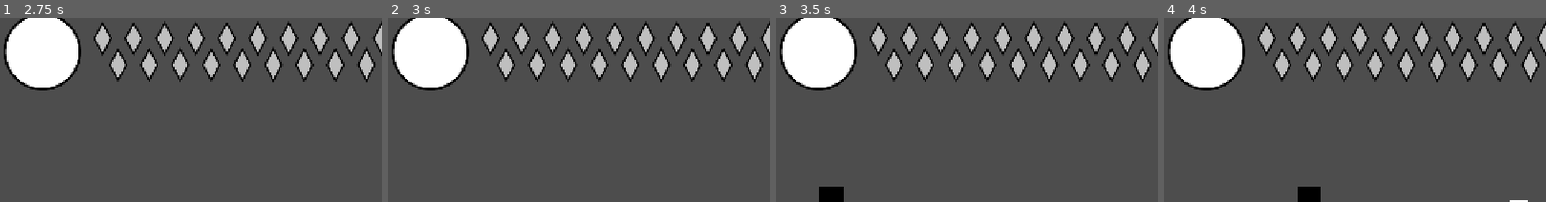
Above: before the commit, frames 1-4 (left to right).
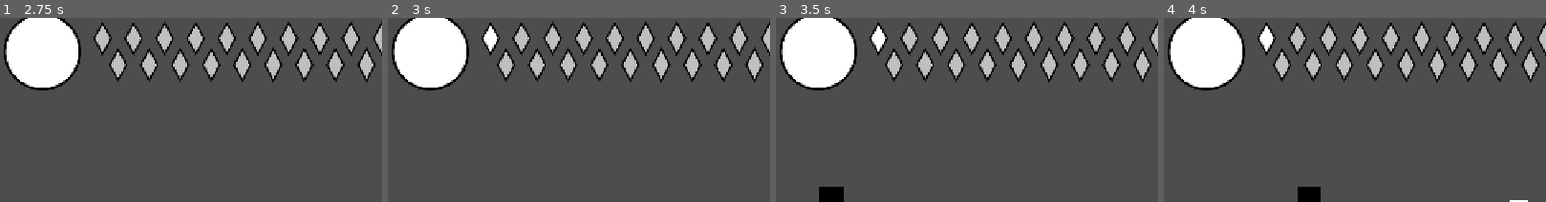
Above: after the commit, the same moments.

Repository: autonomouscrow/color-game
Game: Godot game, scene res://Scenes/Main.tscn
Same seed, same stepped clock (60 frames per second), same inputs: the game is played once before the commit and once after it.
Inputs:
- Up to frame 1 (2.75 s): hold Z (crisis) 0.53-1.28 s; hold Right (move_right) 0.53-2.03 s; tap A (jump) at 0.77, 1.07, 1.52, 1.82 s; tap Shift (dash, bound only after the commit) at 0.8, 1.35 s; tap D (dash, bound only before the commit) at 1.55 s; hold Left (move_left) from 2.03 s (still down); hold D (dash, bound only before the commit) from 2.03 s (still down); tap S (punch) at 2.3 s
- Up to frame 2 (3 s): keep holding Left (move_left); release D (dash, bound only before the commit) at 2.78 s; tap S (punch) at 2.85 s
- Up to frame 3 (3.5 s): keep holding Left (move_left); tap A (jump) at 3.02, 3.32 s; tap C (slide) at 3.05 s
- Up to frame 4 (4 s): keep holding Left (move_left); hold C (slide) from 3.53 s (still down); tap A (jump) at 3.77 s; tap X (heal, bound only after the commit) at 3.8 s
The pictures show only the part of the screen within x 3-53%, y 3-53%; the shares and areas given below are measured in that part.

Frame 1 is identical in both runs. In frame 2, 0.3% of the frame differs, in the area x 25-29%, y 4-19%; in frame 3, 0.3%; in frame 4, 0.3%.

Commit message:
added healing

Diff:
--- a/Scripts/Attack.gd
+++ b/Scripts/Attack.gd
@@ -74,4 +74,8 @@
 	if target in hit_enemies:
 		return
 	hit_enemies.append(target)
+	var health_before: int = target.health
 	target.take_damage(damage)
+	# Hue (the hitbox's parent) gains MP only when this hit is the one that kills the enemy
+	if health_before > 0 and target.health <= 0 and get_parent().has_method("on_attack_kill"):
+		get_parent().on_attack_kill()
--- a/Scripts/Hue.gd
+++ b/Scripts/Hue.gd
@@ -9,10 +9,10 @@
 
 @export_group("Dash")
 @export var dash_speed := 1200.0  ## Horizontal speed for the whole dash; vertical speed stays at zero
-@export var dash_run_speed := 600.0  ## Horizontal speed kept after the dash ends while D is still held, on the ground and in the air
+@export var dash_run_speed := 600.0  ## Horizontal speed kept after the dash ends while Shift is still held, on the ground and in the air
 @export var dash_time := 0.2  ## Seconds a dash lasts; it can't be cancelled, and Hue has i-frames and passes through enemies the whole time
-@export var dash_cooldown := 1  ## Seconds from the start of one dash until D can dash again
-@export var dash_release_time := 0.2  ## Seconds to ease down to walking speed when D is released after a dash with an arrow held
+@export var dash_cooldown := 1  ## Seconds from the start of one dash until Shift can dash again
+@export var dash_release_time := 0.2  ## Seconds to ease down to walking speed when Shift is released after a dash with an arrow held
 
 @export_group("Slide")
 @export var slide_friction := 200.0
@@ -45,7 +45,7 @@
 @export var squat_hold_time := 0.2  ## Seconds a straight-down slam stays squished before standing up, if no other input cuts it short
 @export var squat_to_slide_time := 0.1  ## Seconds for a squat to stretch forward into a slide when left or right is held
 
-@export_group("Cling Grip")  ## Only while Green: moving into a wall in mid-air grabs it, stopping vertical movement
+@export_group("Cling Grip")  ## Only while cling_color (Green): moving into a wall in mid-air grabs it, stopping vertical movement
 @export var cling_height_scale := 0.75  ## Hue's height while clinging, as a fraction of its normal height; it shrinks equally from the top and bottom
 @export var cling_shrink_time := 0.1  ## Seconds to shrink when grabbing a wall, and to grow back when letting go
 @export var cling_hold_time := 0.1  ## Seconds Hue hangs still after grabbing a wall before sliding down it
@@ -71,6 +71,20 @@
 @export var crisis_shake_start_interval := 0.15  ## Seconds between shake jumps when shaking starts; shrinks to one jump per frame by the explosion
 @export var crisis_shake_max_distance := 1.5  ## How far the color rectangle can jump from the hitbox by the explosion, in multiples of Hue's size
 
+@export_group("Healing")  ## Hold X on the ground to heal; any other input cancels it, keeping whatever MP was already drained
+@export var heal_time := 2.0  ## Seconds X must be held for the heal to finish
+@export var heal_fraction := 1.0 / 3.0  ## Fraction of max_health restored when the heal finishes
+@export var heal_squash_scale := Vector2(1.2, 0.6)  ## Hue's size while healing, as a fraction of its normal width and height; the bottom edge stays put
+@export var heal_squash_time := 0.15  ## Seconds to squash down when a heal starts, and to stand back up when it ends
+@export_subgroup("Shake")  ## A sped-up crisis shake that builds up over heal_build_time, then plays backwards for the rest of the heal
+@export var heal_build_time := 0.5  ## Seconds for the copies to pile up and spread out to their peak; they pull back in and get absorbed over the rest of heal_time
+@export var heal_copy_count := 12  ## Copies of Hue around it at the peak; the last one is absorbed as the heal finishes
+@export var heal_copy_ramp := 2.0  ## Higher values hold back the copies for longer near the start and end, crowding them around the peak
+@export var heal_shake_ramp := 2.0  ## Higher values keep the shaking gentle for longer near the start and end, and wilder only around the peak
+@export var heal_shake_calm_interval := 0.15  ## Seconds between shake jumps at the very start and end of the heal; it's one jump per frame at the peak
+@export var heal_shake_max_distance := 1.5  ## How far the color rectangle and copies can jump from the hitbox at the peak, in multiples of Hue's size
+@export_subgroup("")
+
 @export_group("MP Costs")  ## MP spent to start each move; a move can't start without enough MP
 @export var dash_mp_cost := 1
 @export var slide_mp_cost := 1
@@ -79,6 +93,10 @@
 @export var glide_mp_cost := 1  ## MP spent to start a glide
 @export var glide_mp_drain := 1  ## MP spent every glide_mp_drain_interval seconds while gliding; the glide ends when there isn't enough
 @export var glide_mp_drain_interval := 2.0
+@export var heal_mp_cost := 5  ## Needed to start a heal; drained one point at a time at an even rate over heal_time, with no refund on cancel
+
+@export_group("MP Gain")
+@export var mp_per_kill := 1  ## MP gained for each enemy an attack kills, from any attack or move; hits that don't kill give none
 
 @export_group("Punch Attack")
 @export var punch_scene: PackedScene = preload("res://Scenes/Prefabs/PunchAttack.tscn")
@@ -127,6 +145,12 @@
 @export var blue_color := Color(0.2, 0.4, 1.0)
 @export var yellow_color := Color(1.0, 0.85, 0.1)
 @export var green_color := Color(0.2, 0.8, 0.25)
+@export_subgroup("Ability Colors")  ## Abilities usable only in one color; everything else works in all colors
+@export var glide_color := HueColor.RED  ## Swapping away from it mid-glide ends the glide
+@export var dash_color := HueColor.YELLOW  ## Swapping away from it while still running after a dash eases down to walking speed
+@export var slide_color := HueColor.BLUE  ## Also covers the mid-air slam and dive
+@export var cling_color := HueColor.GREEN  ## Cling grip and wall jumps; swapping away from it lets go of the wall
+@export_subgroup("")
 @export var color_buffer_time := 0.1  ## Seconds a color press is remembered while swapping is blocked; matches jump_buffer_time for now
 
 @export_group("Color Zones")
@@ -170,7 +194,7 @@
 var dash_hitbox: Node2D
 ## Enemies Hue stopped colliding with for the current dash or straight-down slam, so they can be restored when it ends
 var dash_passed_enemies: Array[PhysicsBody2D] = []
-## True while D is still held after a dash ends: Hue runs at dash_run_speed, with gravity and collisions back as usual
+## True while Shift is still held after a dash ends: Hue runs at dash_run_speed, with gravity and collisions back as usual
 var dash_carrying := false
 ## True while extra speed eases down to walking speed, after a dash or after jumping out of a slide
 var speed_easing := false
@@ -220,6 +244,16 @@
 ## 0 is normal size, 1 is fully shrunk into crisis_shrink_scale
 var crisis_shrink := 0.0
 var exploded := false
+var healing := false
+## X has to be released and pressed again after a heal ends
+var heal_locked := false
+var heal_time_elapsed := 0.0
+## MP drained so far this heal
+var heal_mp_spent := 0
+## Copies of the color rectangle scattered around Hue this heal; freed one by one as they're absorbed
+var heal_copies: Array[ColorRect] = []
+## 0 is normal size, 1 is fully squashed into heal_squash_scale
+var heal_squash := 0.0
 ## True while Green Hue grips a wall in mid-air
 var clinging := false
 ## 1 when the wall is to Hue's right, -1 when it's to the left
@@ -271,11 +305,18 @@
 			exploded = false
 			color_rect.visible = true
 			crisis_locked = Input.is_action_pressed("crisis")
+			heal_locked = Input.is_action_pressed("heal")
 		return
 	_update_color_swap(delta)
 	# Changing color on the wall lets go right away and Hue falls
-	if clinging and current_color != HueColor.GREEN:
+	if clinging and current_color != cling_color:
 		_end_cling()
+	# Changing color mid-glide ends the glide, and changing out of the dash color stops the post-dash run
+	if gliding and current_color != glide_color:
+		gliding = false
+	if dash_carrying and current_color != dash_color:
+		dash_carrying = false
+		_ease_from_dash(signf(Input.get_axis("move_left", "move_right")))
 	# A straight-down slam passes through enemies until its hitbox goes away, once Hue is fully squished
 	if not dashing and not is_instance_valid(slam_hitbox) and not dash_passed_enemies.is_empty():
 		_restore_enemy_collisions()
@@ -295,7 +336,34 @@
 	var crisis_held := Input.is_action_pressed("crisis")
 	if not crisis_held:
 		crisis_locked = false
-	var other_input := direction != 0 or dash_held or Input.is_action_pressed("jump") or Input.is_action_pressed("slide") or Input.is_action_pressed("punch")
+	var heal_held := Input.is_action_pressed("heal")
+	if not heal_held:
+		heal_locked = false
+	var move_input := direction != 0 or dash_held or Input.is_action_pressed("jump") or Input.is_action_pressed("slide") or Input.is_action_pressed("punch")
+	# Crisis and healing each count the other's key as another input that cancels them
+	var other_input := move_input or heal_held
+	var heal_other_input := move_input or crisis_held
+	if healing and (not heal_held or heal_other_input or not is_on_floor()):
+		_end_heal()
+	elif not healing and not in_crisis and heal_held and not heal_locked and not heal_other_input and is_on_floor() and not sliding and not slamming and not dashing and squish == 0 and mp >= heal_mp_cost:
+		healing = true
+		dash_carrying = false
+		speed_easing = false
+		heal_time_elapsed = 0.0
+		heal_mp_spent = 0
+		shake_timer = 0.0
+	if healing:
+		velocity.x = 0
+		heal_squash = move_toward(heal_squash, 1, delta / heal_squash_time)
+		crisis_shrink = move_toward(crisis_shrink, 0, delta / crisis_shrink_time)
+		_apply_squish()
+		_heal(delta)
+		move_and_slide()
+		return
+	elif heal_squash > 0:
+		heal_squash = move_toward(heal_squash, 0, delta / heal_squash_time)
+		_apply_squish()
+
 	if in_crisis and (not crisis_held or other_input or not is_on_floor()):
 		# Any other input breaks out of the crisis and then does its normal thing below
 		_end_crisis()
@@ -324,7 +392,7 @@
 		cling_amount = move_toward(cling_amount, cling_target, delta / cling_shrink_time)
 		_apply_squish()
 
-	if Input.is_action_just_pressed("dash") and not dashing and dash_cooldown_timer <= 0 and mp >= dash_mp_cost:
+	if Input.is_action_just_pressed("dash") and current_color == dash_color and not dashing and dash_cooldown_timer <= 0 and mp >= dash_mp_cost:
 		# Dashing off a wall always goes away from it
 		_start_dash(-cling_wall_dir if clinging else direction)
 	if dashing:
@@ -378,7 +446,7 @@
 		else:
 			jump_buffer_timer -= delta
 		# A on the wall, or just after letting go of it, jumps off it at wall_jump_angle
-		var can_wall_jump := clinging or (wall_jump_coyote_timer > 0 and current_color == HueColor.GREEN and not is_on_floor() and not slamming)
+		var can_wall_jump := clinging or (wall_jump_coyote_timer > 0 and current_color == cling_color and not is_on_floor() and not slamming)
 		if can_wall_jump and Input.is_action_just_pressed("jump"):
 			_wall_jump(direction)
 		# A buffered press jumps as soon as Hue is on the floor, or just walked off it
@@ -389,7 +457,7 @@
 			jump_buffer_timer = 0
 			coyote_timer = 0
 		# A mid-air press that didn't jump starts a glide: falling stops and any carried dash speed is dropped
-		elif Input.is_action_just_pressed("jump") and not is_on_floor() and not slamming and not sliding and glide_cooldown_timer <= 0 and mp >= glide_mp_cost:
+		elif Input.is_action_just_pressed("jump") and current_color == glide_color and not is_on_floor() and not slamming and not sliding and glide_cooldown_timer <= 0 and mp >= glide_mp_cost:
 			gliding = true
 			mp -= glide_mp_cost
 			glide_drain_timer = glide_mp_drain_interval
@@ -413,7 +481,7 @@
 		if Input.is_action_just_released("jump") and velocity.y < 0:
 			velocity.y *= jump_release_cut
 
-		if Input.is_action_just_pressed("slide") and not sliding:
+		if Input.is_action_just_pressed("slide") and current_color == slide_color and not sliding:
 			if is_on_floor():
 				if absf(velocity.x) >= speed and mp >= slide_mp_cost:
 					mp -= slide_mp_cost
@@ -474,7 +542,7 @@
 	move_and_slide()
 	_update_cling(direction, delta)
 
-## Grabs a wall while Green and airborne when an arrow toward it and a touch of it line up, within the buffer and coyote times;
+## Grabs a wall while cling_color (Green) and airborne when an arrow toward it and a touch of it line up, within the buffer and coyote times;
 ## lets go on landing, leaving the wall, or pushing away
 func _update_cling(direction: float, delta: float) -> void:
 	wall_jump_coyote_timer -= delta
@@ -500,7 +568,7 @@
 				wall_jump_coyote_timer = wall_jump_coyote_time
 			_end_cling()
 		return
-	if current_color != HueColor.GREEN or is_on_floor() or knockback.length() > 100.0:
+	if current_color != cling_color or is_on_floor() or knockback.length() > 100.0:
 		return
 	if dashing or sliding or slamming or in_crisis:
 		return
@@ -649,7 +717,7 @@
 func _end_dash(direction: float) -> void:
 	dashing = false
 	velocity.y = 0
-	# Holding D keeps running at dash_run_speed after the dash; letting go with an arrow held eases down to walking speed
+	# Holding Shift keeps running at dash_run_speed after the dash; letting go with an arrow held eases down to walking speed
 	if Input.is_action_pressed("dash"):
 		dash_carrying = true
 		velocity.x = dash_direction * dash_run_speed
@@ -675,7 +743,7 @@
 
 func _slide(direction: float, delta: float) -> void:
 	if squatting:
-		# D during a squat stands Hue straight up and hands control back (A is handled by the jump)
+		# Shift during a squat stands Hue straight up and hands control back (A is handled by the jump)
 		if Input.is_action_just_pressed("dash"):
 			sliding = false
 			return
@@ -715,7 +783,7 @@
 func _apply_squish() -> void:
 	var squish_scale := slide_squish_scale.lerp(squat_scale, squat_amount)
 	var squish_size := stand_size * Vector2.ONE.lerp(squish_scale, squish)
-	var size := squish_size * Vector2.ONE.lerp(crisis_shrink_scale, crisis_shrink)
+	var size := squish_size * Vector2.ONE.lerp(crisis_shrink_scale, crisis_shrink) * Vector2.ONE.lerp(heal_squash_scale, heal_squash)
 	# Keep the bottom edge in place so Hue squishes down instead of shrinking toward its center
 	hitbox.position.y = (stand_size.y - size.y) / 2
 	# Clinging shrinks equally from the top and bottom, around the center
@@ -810,6 +878,62 @@
 	crisis_copies.clear()
 	_apply_squish()
 
+func _heal(delta: float) -> void:
+	heal_time_elapsed += delta
+	# Rises from 0 to 1 over heal_build_time, then falls back to 0 as the heal finishes
+	var intensity := 1.0
+	if heal_time_elapsed < heal_build_time:
+		intensity = heal_time_elapsed / heal_build_time
+	elif heal_time > heal_build_time:
+		intensity = 1.0 - clampf((heal_time_elapsed - heal_build_time) / (heal_time - heal_build_time), 0.0, 1.0)
+	# Copies pile up like a crisis, then get absorbed one by one in reverse
+	var copies_wanted := ceili(heal_copy_count * pow(intensity, heal_copy_ramp))
+	while heal_copies.size() < copies_wanted:
+		_add_heal_copy()
+	while heal_copies.size() > copies_wanted:
+		heal_copies.pop_back().queue_free()
+	# MP drains at a steady rate: with 5 MP over 2s, one point every 0.4s
+	while heal_mp_spent < heal_mp_cost and heal_time_elapsed >= heal_time * (heal_mp_spent + 1) / heal_mp_cost:
+		if mp < 1:
+			_end_heal()
+			return
+		mp -= 1
+		heal_mp_spent += 1
+	if heal_time_elapsed >= heal_time:
+		health += max_health * heal_fraction
+		_end_heal()
+		return
+	# Shake jumps get faster and farther apart up to the peak, then slow down and close in on the hitbox
+	var progress := pow(intensity, heal_shake_ramp)
+	shake_timer -= delta
+	if shake_timer <= 0:
+		shake_timer = lerpf(heal_shake_calm_interval, 0.0, progress)
+		var reach := stand_size * heal_shake_max_distance * progress
+		shake_offset = Vector2(randf_range(-reach.x, reach.x), randf_range(-reach.y, reach.y))
+		_apply_squish()
+		# Each copy jumps to its own spot around the hitbox
+		for copy in heal_copies:
+			copy.size = color_rect.size
+			var copy_offset := Vector2(randf_range(-reach.x, reach.x), randf_range(-reach.y, reach.y))
+			copy.position = hitbox.position - copy.size / 2 + copy_offset
+
+func _add_heal_copy() -> void:
+	var copy := ColorRect.new()
+	copy.color = color_rect.color
+	copy.size = color_rect.size
+	copy.position = color_rect.position
+	add_child(copy)
+	heal_copies.append(copy)
+
+func _end_heal() -> void:
+	healing = false
+	heal_locked = Input.is_action_pressed("heal")
+	shake_offset = Vector2.ZERO
+	for copy in heal_copies:
+		copy.queue_free()
+	heal_copies.clear()
+	_apply_squish()
+
 func _explode() -> void:
 	_end_crisis()
 	exploded = true
@@ -873,6 +997,10 @@
 		return
 	health -= damage
 
+## Called by Attack each time one of Hue's hitboxes kills an enemy; gaining MP never breaks color zone hiding
+func on_attack_kill() -> void:
+	mp += mp_per_kill
+
 func enter_color_zone(zone: Area2D) -> void:
 	if zone not in color_zones:
 		color_zones.append(zone)
--- a/project.godot
+++ b/project.godot
@@ -41,7 +41,7 @@
 }
 dash={
 "deadzone": 0.2,
-"events": [Object(InputEventKey,"resource_local_to_scene":fa …(140 unchanged characters)… d":false,"keycode":0,"physical_keycode":68,"key_label":0,"unicode":0,"location":0,"echo":false,"script":null)
+"events": [Object(InputEventKey,"resource_local_to_scene":fa …(140 unchanged characters)… d":false,"keycode":0,"physical_keycode":4194325,"key_label":0,"unicode":0,"location":0,"echo":false,"script":null)
 ]
 }
 slide={
@@ -94,6 +94,11 @@
 "events": [Object(InputEventKey,"resource_local_to_scene":false,"resource_name":"","device":-1,"window_id":0,"alt_press …(190 unchanged characters)…
 ]
 }
+heal={
+"deadzone": 0.2,
+"events": [Object(InputEventKey,"resource_local_to_scene":false,"resource_name":"","device":-1,"window_id":0,"alt_pressed":false,"shift_pressed":false,"ctrl_pressed":false,"meta_pressed":false,"pressed":false,"keycode":0,"physical_keycode":88,"key_label":0,"unicode":0,"location":0,"echo":false,"script":null)
+]
+}
 
 [physics]
 
